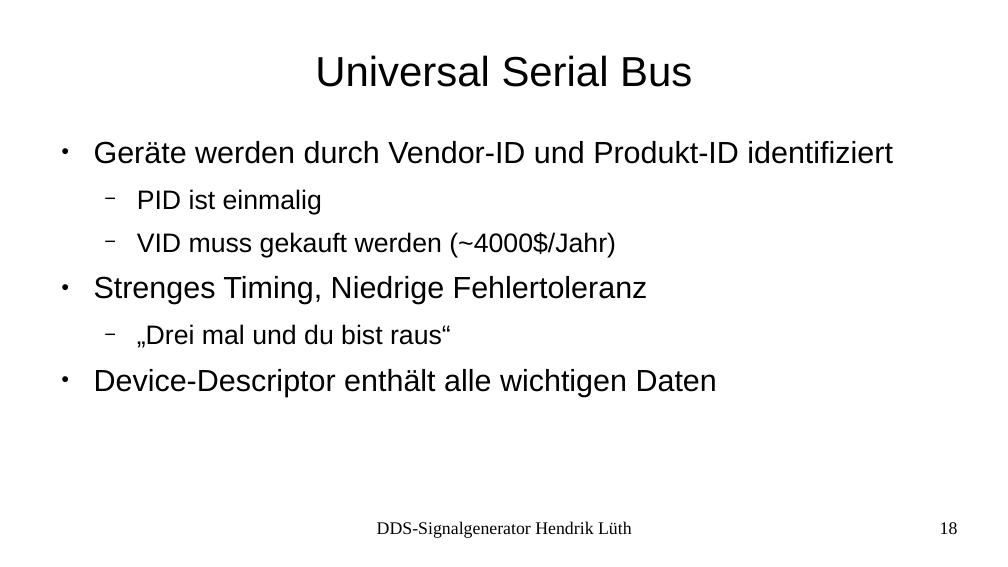
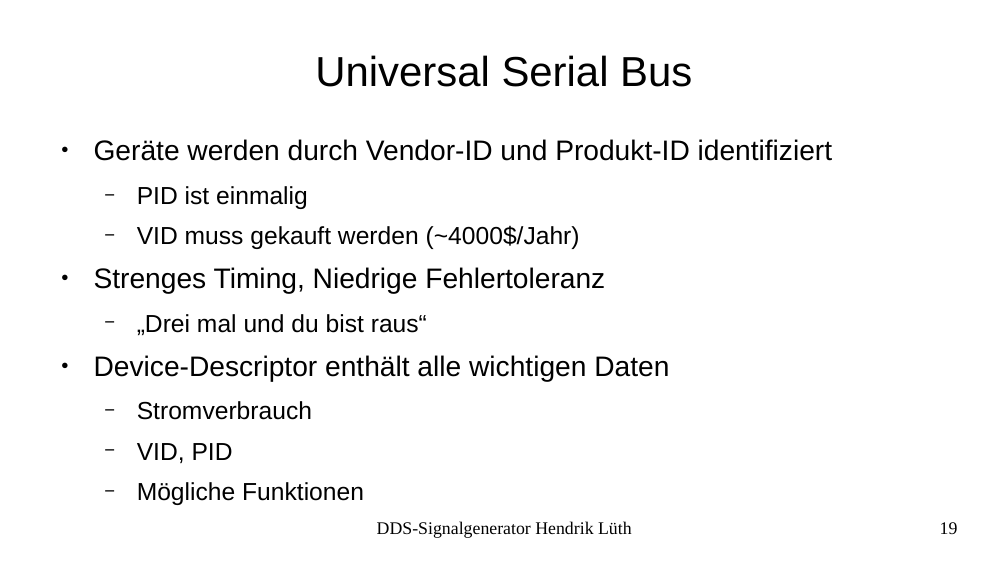
Before and after one commit to LabConnect/Signalgenerator, a slide deck: slide 19 of docs/Präsentation_Prüfung/Präsentation-Signalgenerator.odp (slide 18 before the commit). Drawn at 1008x567 pixels with LibreOffice and Linux fonts; fonts in the diff are those of the drawing. Boxes give left, top, right and bottom in pixels: in the first picture for what was removed or moved away, otherwise in the second. Text is boxed around its words. In the diff, an @@ line names an element or a change of style, - is before the commit and + after.

```diff
--- a/docs/Präsentation_Prüfung/Präsentation-Signalgenerator.odp
+++ b/docs/Präsentation_Prüfung/Präsentation-Signalgenerator.odp
@@ text at [94, 139, 833, 381]: size 24 to 22.2 pt in "Geräte werden durch Vendor-ID und Produkt-ID identifiziert", "Strenges Timing, Niedrige Fehlertoleranz", "Device-Descriptor enthält alle wichtigen Daten"; size 21 to 19.4 pt in "PID ist einmalig", "VID muss gekauft werden (~4000$/Jahr)", "„Drei mal und du bist raus“" @@
@@ text at [137, 401, 312, 463]: paragraphs added @@
+  − Stromverbrauch
+  − VID, PID
+  − Mögliche Funktionen
@@ page number at [940, 522, 958, 534]: text changed @@
-18
+19
```
Also in this commit, not shown: 5 other slides changed, 1 slide removed.
